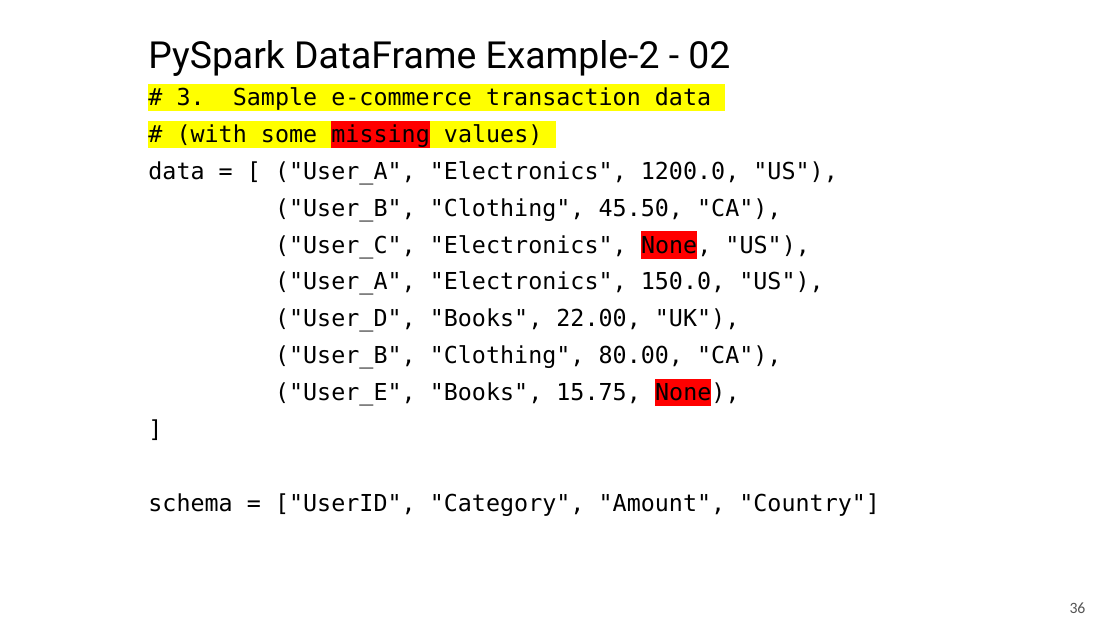
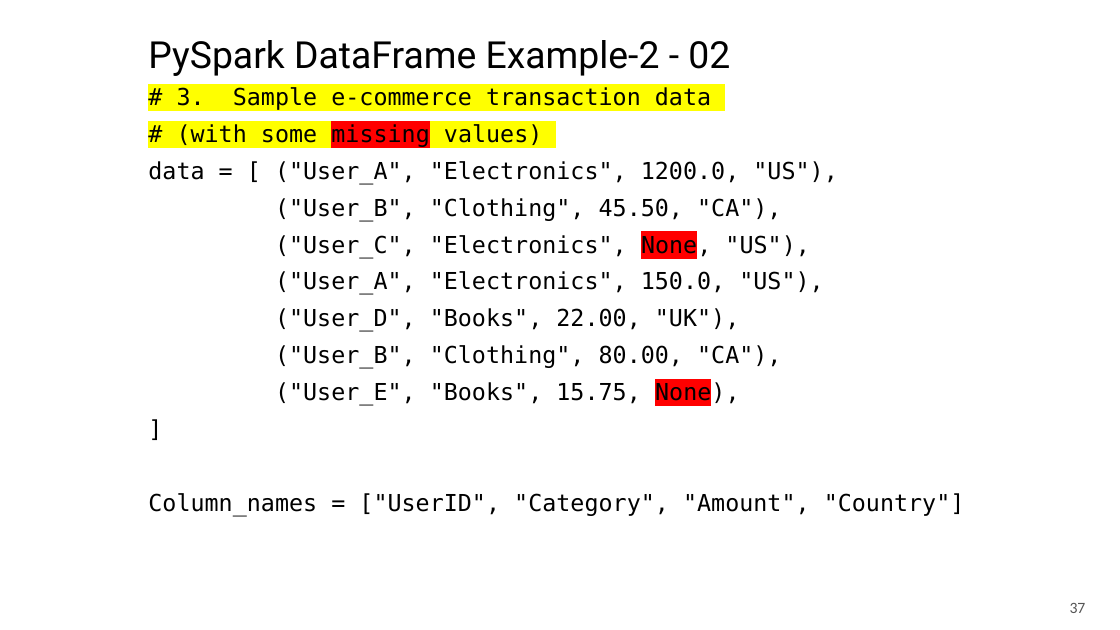
Before and after one commit to mahmoudparsian/big-data-modeling, a slide deck: slide 37 of course_information/COURSE_OUTLINE_10_WEEKS.pptx (slide 36 before the commit). Drawn at 1120x630 pixels with LibreOffice and Linux fonts; fonts in the diff are those of the drawing; background and template pictures are left out. Boxes give left, top, right and bottom in pixels: in the first picture for what was removed or moved away, otherwise in the second. Text is boxed around its words. In the diff, an @@ line names an element or a change of style, - is before the commit and + after.

```diff
--- a/course_information/COURSE_OUTLINE_10_WEEKS.pptx
+++ b/course_information/COURSE_OUTLINE_10_WEEKS.pptx
@@ subtitle at (x1=148, y1=493, x2=965, y2=517): text changed @@
-schema = ["UserID", "Category", "Amount", "Country"]
+Column_names = ["UserID", "Category", "Amount", "Country"]
@@ page number at (x1=1070, y1=603, x2=1086, y2=613): text changed @@
-36
+37
```
Also in this commit, not shown: 23 other slides changed, 2 slides added, 2 other files.
